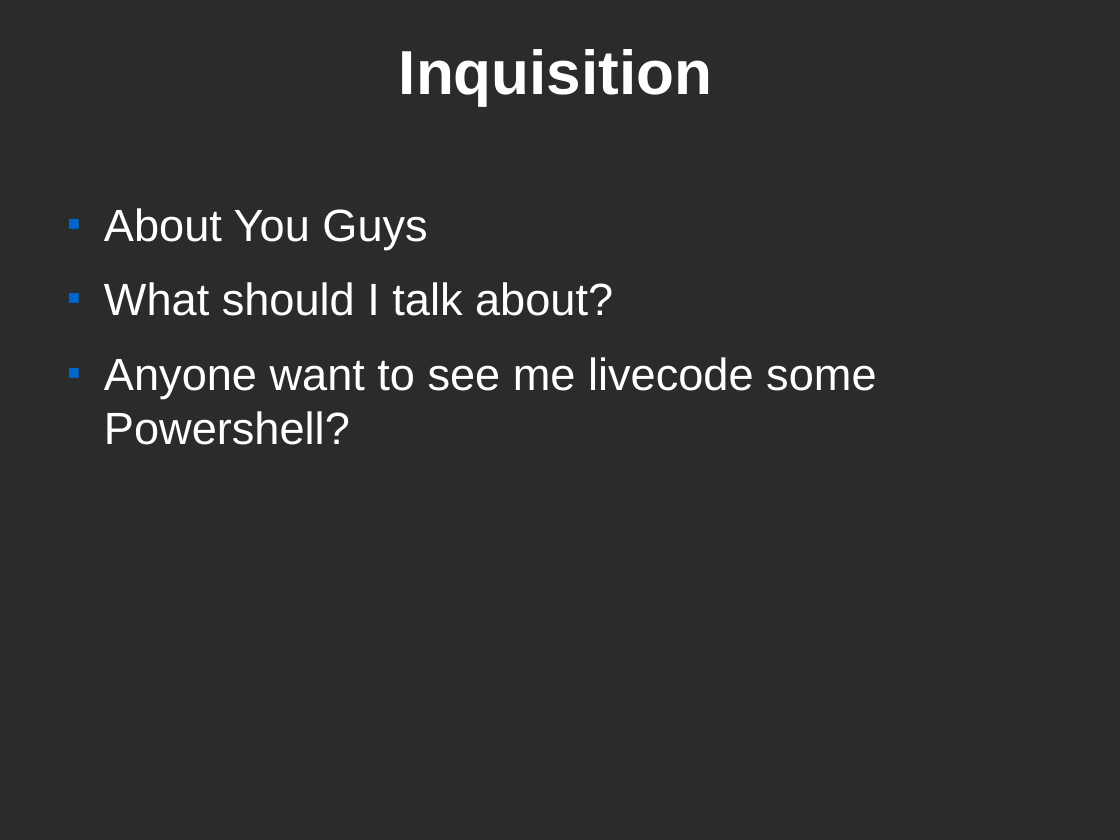
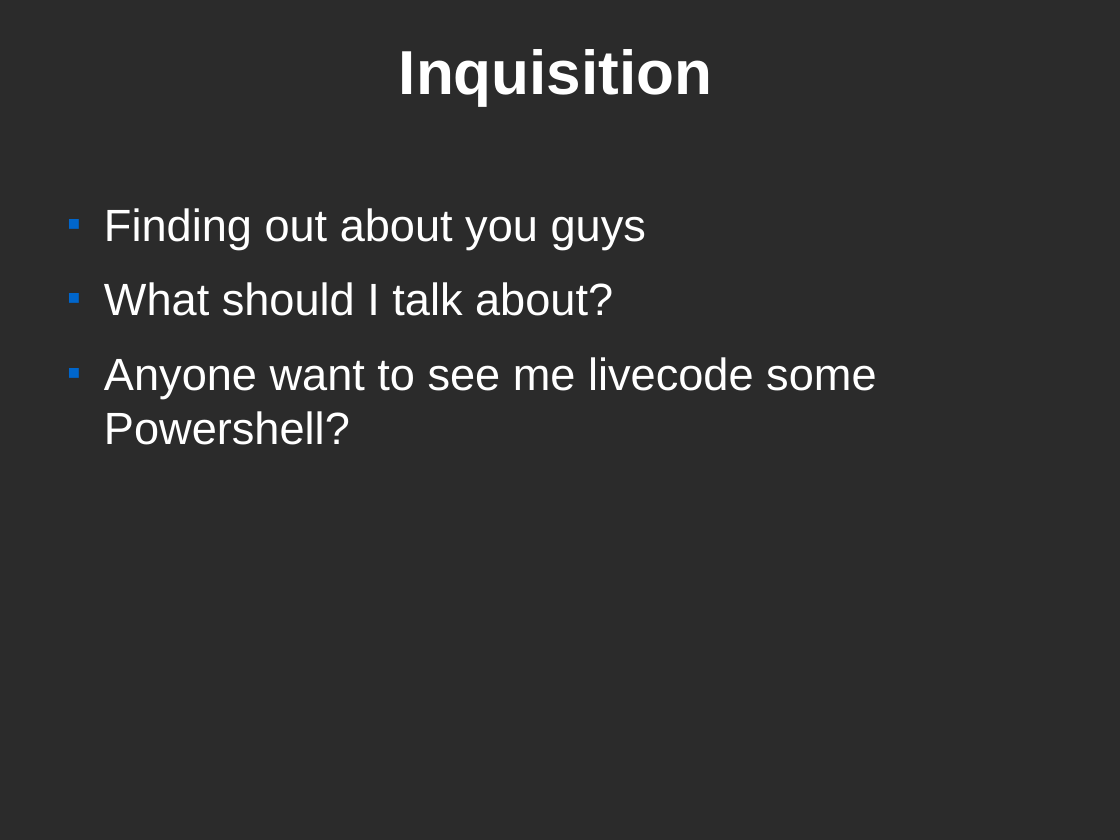
Before and after one commit to zippy1981/TalkMaterials, a slide deck: slide 3 of MongoNYC 2011/Windows BOF.odp. Drawn at 1120x840 pixels with LibreOffice and Linux fonts; fonts in the diff are those of the drawing; background and template pictures are left out; a plain dark background stands for a picture behind light text. Boxes give left, top, right and bottom in pixels: in the first picture for what was removed or moved away, otherwise in the second. Text is boxed around its words. In the diff, an @@ line names an element or a change of style, - is before the commit and + after.

```diff
--- a/MongoNYC 2011/Windows BOF.odp
+++ b/MongoNYC 2011/Windows BOF.odp
@@ text at <box>104,208,646,250</box>: text changed @@
-■ About You Guys
+■ Finding out about you guys
```
Also in this commit, not shown: 3 other slides changed, 1 slide added.
